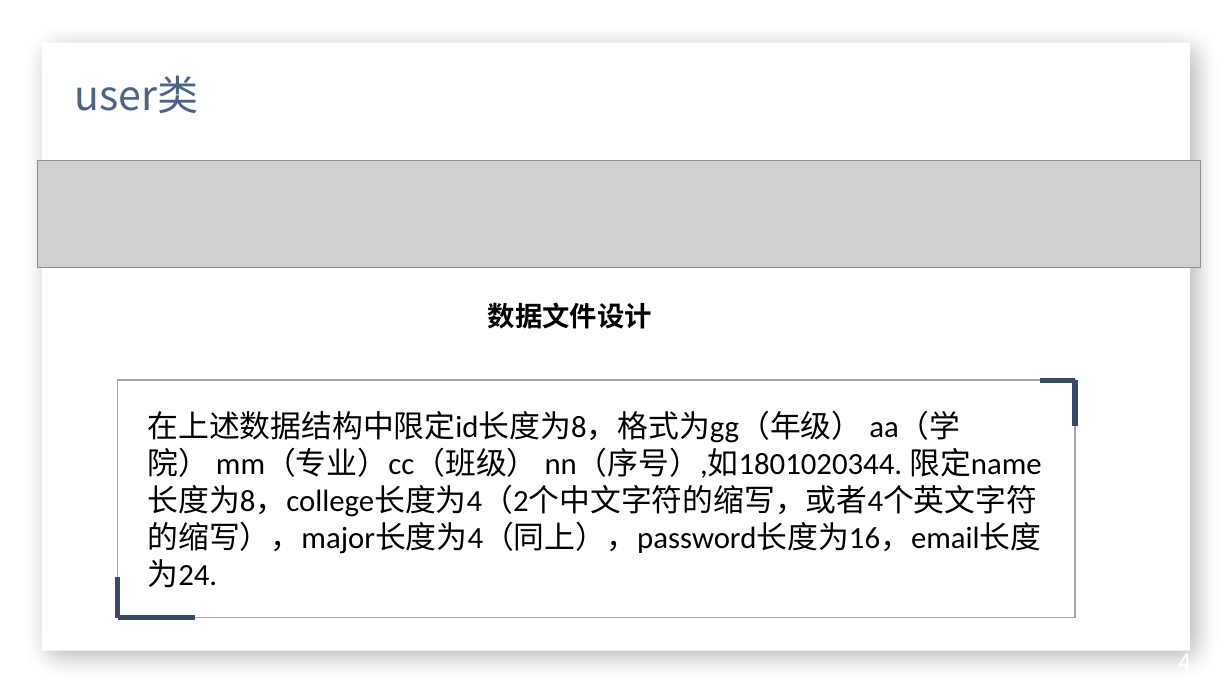
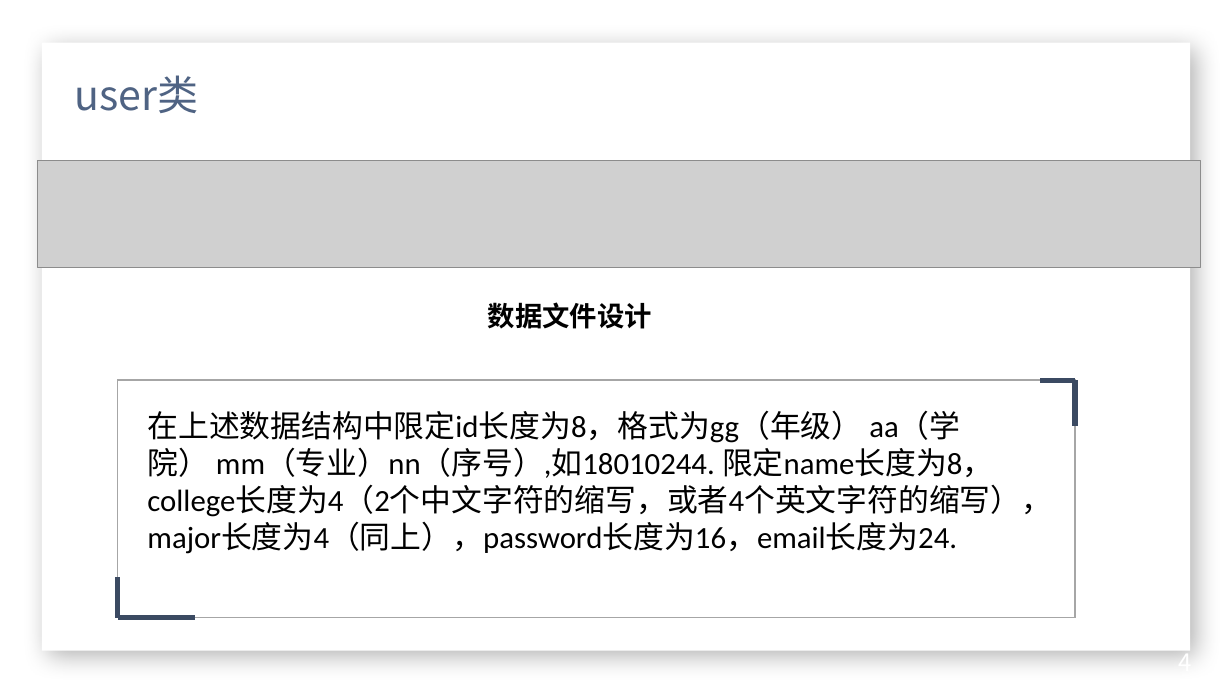
Before and after one commit to quanzixiu/Library-Management-System, a slide deck: slide 9 of 文档/展示PPT_第四周_补充_第五周.pptx. Drawn at 1232x693 pixels with LibreOffice and Linux fonts; fonts in the diff are those of the drawing; grey boxes stand for pictures; background and template pictures are left out. Boxes give left, top, right and bottom in pixels: in the first picture for what was removed or moved away, otherwise in the second. Text is boxed around its words. In the diff, an @@ line names an element or a change of style, - is before the commit and + after.

```diff
--- a/文档/展示PPT_第四周_补充_第五周.pptx
+++ b/文档/展示PPT_第四周_补充_第五周.pptx
@@ text at [147, 410, 1052, 554]: text changed @@
-在上述数据结构中限定id长度为8，格式为gg（年级） aa（学院） mm（专业）cc（班级） nn（序号）,如1801020344. 限定name长度为8，college长度为4（2个中文字符的缩写，或者4个英文字符的缩写），major长度为4（同上），password长度为16，email长度为24.
+在上述数据结构中限定id长度为8，格式为gg（年级） aa（学院） mm（专业）nn（序号）,如18010244. 限定name长度为8，college长度为4（2个中文字符的缩写，或者4个英文字符的缩写），major长度为4（同上），password长度为16，email长度为24.
```
Also in this commit, not shown: 1 other file.
